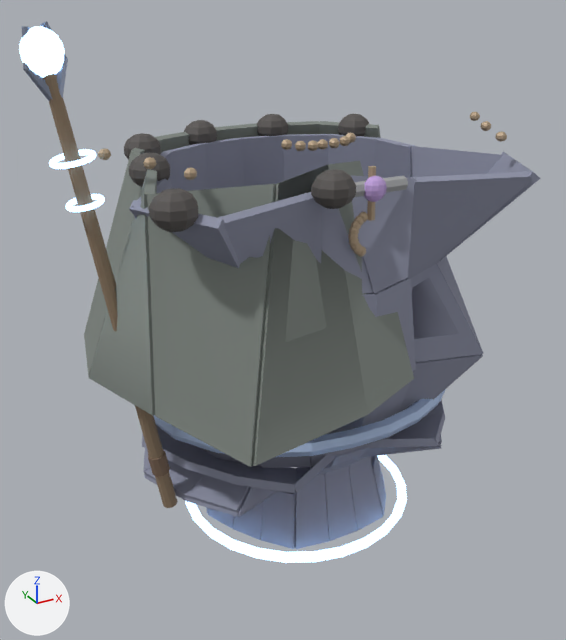
Renders of the glTF model assets/characters/bellmire/showcase/mage_kit.glb from each side of a commit.
Rendered twice from a 50 mm lens placed at (-0.954, -1.659, 1.548), pointed at (-0.062, -0.038, 0.738). The lights are fixed; the arrows at lower left show +X, +Y and +Z. The first picture is the older version. Vertices at exactly the same position are counted once.

Objects in the first picture: 'Acc_Amulet_metal_mage', 'Acc_Cloak_cloth_mage', 'Acc_Cloak_dark_mage', 'Armour_Robe_cloth_mage', 'Armour_Robe_glow_mage', 'Armour_Robe_trim_mage', 'Weapon_glow_mage', 'Weapon_haft_mage', 'Weapon_leather_mage', 'Weapon_metal_mage' and 2 more.
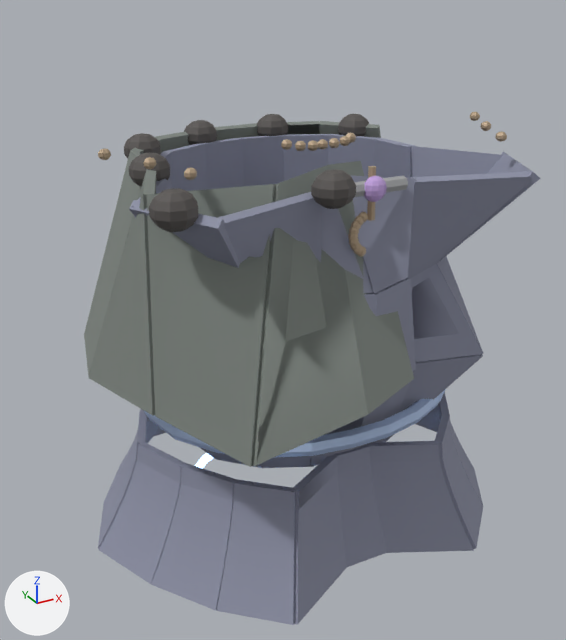
Boxes [x1, y1, x2, y2] around the edits, measured in the pictures (566 x 640 px; the box of a moved part takes in the faces that stretch with it):
'Armour_Robe_cloth_mage', reshaped (8% wider, 18% taller)
    before: [129, 134, 541, 549]
    after: [98, 134, 541, 625]
'Weapon_haft_mage', deleted
    before: [44, 74, 178, 508]
'Weapon_glow_mage', deleted
    before: [19, 26, 105, 212]
'Weapon_metal_mage', deleted
    before: [22, 21, 68, 102]
'Weapon_leather_mage', deleted
    before: [148, 450, 170, 477]
part 1 of me_armour_robe_cloth_mage, moved or reshaped
    before: [142, 399, 445, 549]
    after: [98, 392, 483, 625]
'Armour_Robe_glow_mage', unchanged, covered by the edit
    before: [185, 455, 407, 563]
    after: [195, 453, 214, 469]

What the commit changed:
me_armour_robe_cloth_mage is used by ob_armour_robe_cloth_mage; location (0.0, 0.0, 0.973).
me_armour_robe_cloth_mage had 1248 vertices, 1872 faces and spanned x -0.497..0.498, y -0.405..0.375, z -0.795..0.171.
me_armour_robe_cloth_mage now has 1248 vertices, 1872 faces and spans x -0.589..0.589, y -0.472..0.492, z -0.797..0.171.
me_armour_robe_cloth_mage part 1: 864 of 1248 vertices moved; they spanned x -0.451..0.451, y -0.363..0.375, z -0.795..-0.498 and now span x -0.589..0.589, y -0.472..0.492, z -0.797..-0.506; mean shift (0.0, 0.012, 0.0); largest move (0.263, 0.003, -0.795) -> (0.573, 0.003, -0.797).
Object 'Weapon_glow_mage' (ob_weapon_glow_mage) is deleted.
Object 'Weapon_haft_mage' (ob_weapon_haft_mage) is deleted.
Object 'Weapon_leather_mage' (ob_weapon_leather_mage) is deleted.
Object 'Weapon_metal_mage' (ob_weapon_metal_mage) is deleted.
